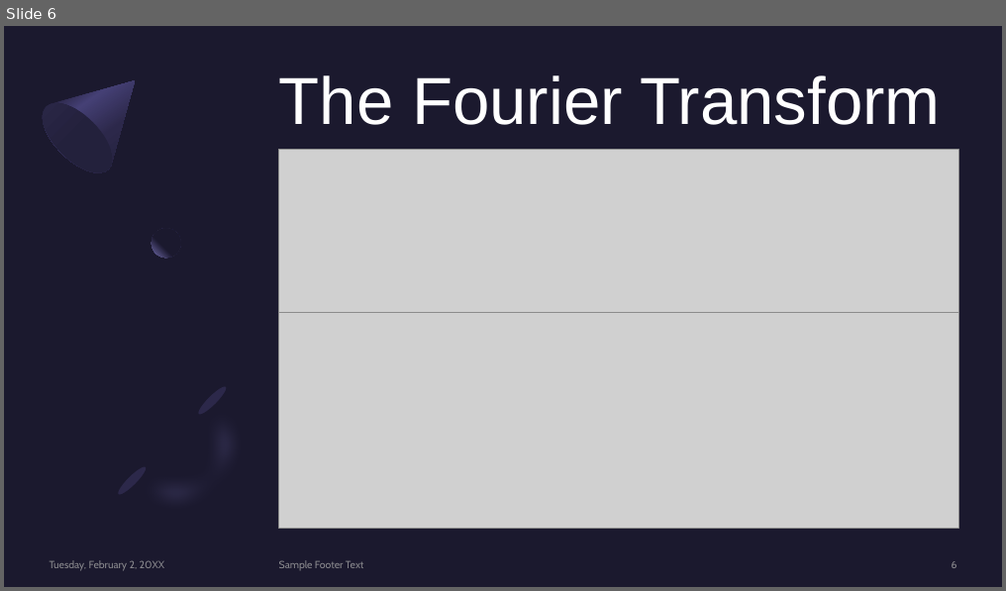
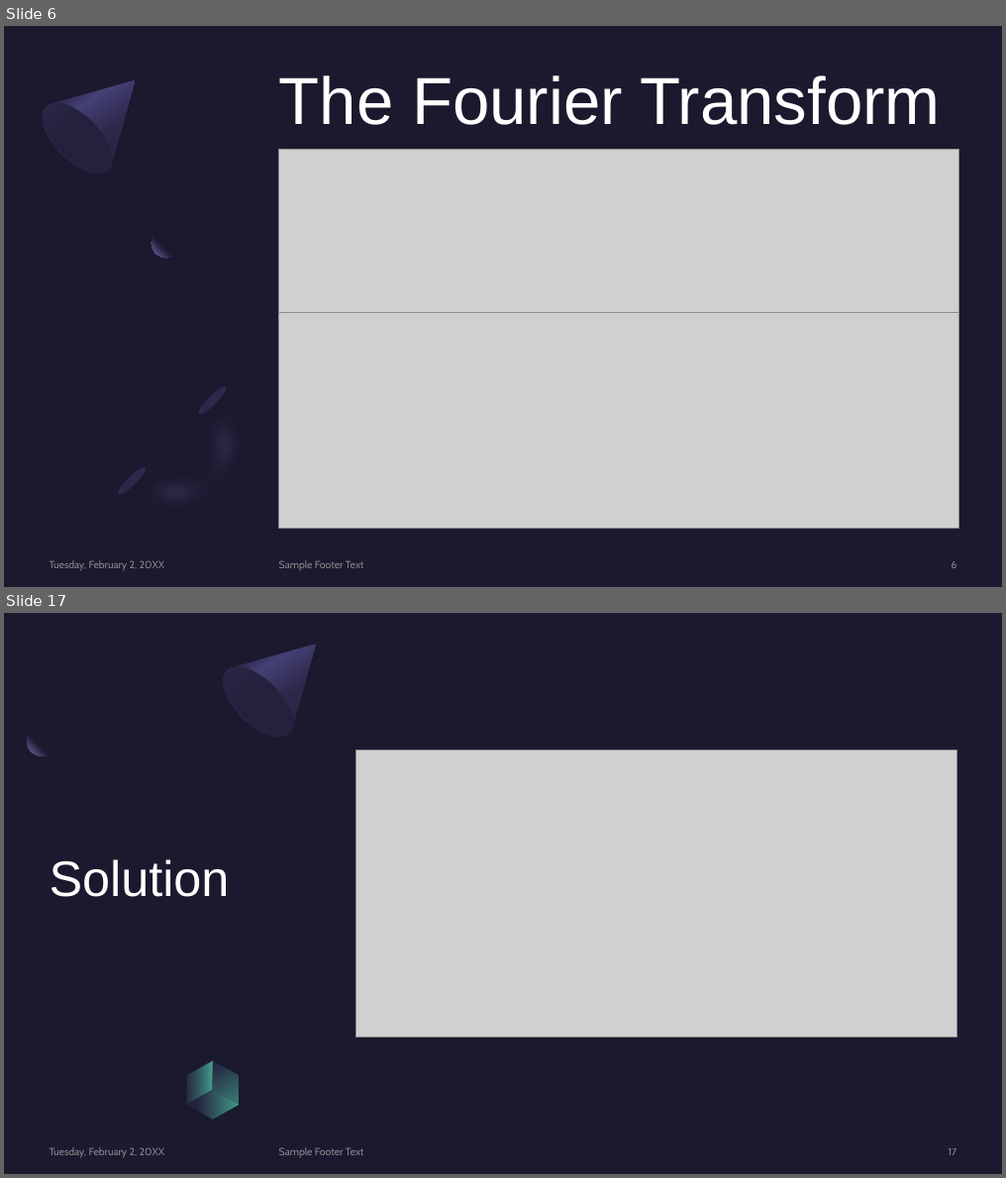
Before and after one commit to aerubianoma/Codification-theory, a slide deck: Final-project/Signal processing using graphs.pptx. Shown one above the other, each under a label of ours: slide 6 before the commit, slides 6 and 17 after it; the slides between them are not shown. The pictures are 1006x591 and 1006x1178 pixels, drawn with LibreOffice and Linux fonts; fonts in the diff are those of the drawing; grey boxes stand for pictures. Boxes give left, top, right and bottom in pixels: in the first picture for what was removed or moved away, otherwise in the second. Text is boxed around its words. In the diff, an @@ line names an element or a change of style, - is before the commit and + after.

```diff
--- a/Final-project/Signal processing using graphs.pptx
+++ b/Final-project/Signal processing using graphs.pptx
@@ slide 17 added at [4, 613, 1002, 1174], background #1B192E @@
@@ rectangle added at [4, 613, 1002, 1174], fill #1B192E @@
@@ freeform shape added at [211, 613, 347, 749], fill gradient #2C284A to #454075 to #1B192E @@
@@ ellipse added at [211, 656, 305, 749], fill gradient #23213C to #2C284A @@
@@ ellipse added at [27, 727, 56, 756], fill gradient #1B192E to #7771B2 @@
@@ picture added at [355, 750, 957, 1038] @@
@@ title added at [50, 860, 230, 897], 48 pt, text #FFFFFF @@
+Solution
@@ freeform shape added at [200, 1054, 252, 1113], fill gradient #2C284A to #5BEFC1 @@
@@ freeform shape added at [174, 1061, 225, 1105], fill gradient #2C284A to #5BEFC1 @@
@@ freeform shape added at [187, 1083, 239, 1127], fill gradient #2C284A to #5BEFC1 @@
@@ text added at [50, 1148, 164, 1158], 10 pt, text #A6A6A6 at 80% opacity @@
+Tuesday, February 2, 20XX
@@ text added at [279, 1148, 364, 1157], 10 pt, text #A6A6A6 at 80% opacity @@
+Sample Footer Text
@@ page number added at [948, 1149, 957, 1156], 10 pt, text #A6A6A6 at 80% opacity @@
+17
```
Also in this commit, not shown: 7 slides changed, 9 other slides added.
